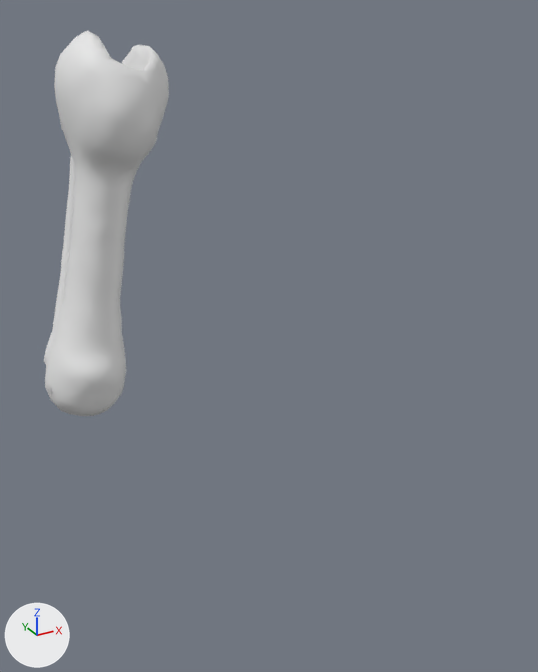
A saved change to the FBX model blender/out/Mammouth/export/Os_Tibia_Mammouth.fbx.
One viewpoint serves both versions: a 50 mm lens placed at (-2.13, -7.51, 2.16), pointed at (0.61, -2.53, -0.33). The lights are fixed; the arrows at lower left show +X, +Y and +Z. The first picture is the older version.

In view in the first picture: 'Os_Tibia_Mammouth_01'.
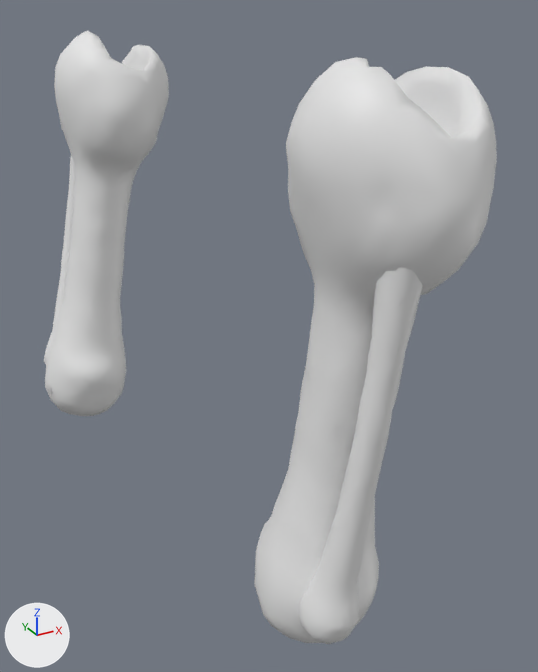
The newer file is also turned or shifted as a whole; pictures and numbers use the older file's frame.

What differs and where, as boxes (x1, y1, x2, y2) in the pictures (538 x 672 px):
'Os_Tibia_Mammouth_01', reshaped (260% wider, 59% taller)
    before: (44, 31, 169, 416)
    after: (44, 31, 497, 644)
part 1 of me_os_tibia_mammouth_01, added
    after: (254, 57, 497, 643)
part 2 of me_os_tibia_mammouth_01, added
    after: (299, 267, 423, 644)

The change, as a list of edits to the scene's bpy script:
```text
Change me_os_tibia_mammouth_01:
    used by ob_os_tibia_mammouth_01; location = (0.0, 0.0, 0.0)
    remove me_os_tibia_mammouth_01.from_pydata(...)  # 1041 vertices, 2074 faces; spans x -0.8..0.8, y -0.68..0.68, z -1.96..1.96
    add me_os_tibia_mammouth_01.from_pydata(...)  # 2077 vertices, 4138 faces; spans x -0.8..1.01, y -4.86..0.68, z -1.96..1.96
    me_os_tibia_mammouth_01 part 1: a new loose piece of 784 vertices spanning x -0.27..1.01, y -4.86..-3.51, z -1.95..1.93, in mat_museum_bone___warm_ivory (white #e7e7e7)
    me_os_tibia_mammouth_01 part 2: a new loose piece of 252 vertices spanning x -0.18..0.48, y -4.77..-4.21, z -1.63..1.42, in mat_museum_bone___warm_ivory (white #e7e7e7)
```
